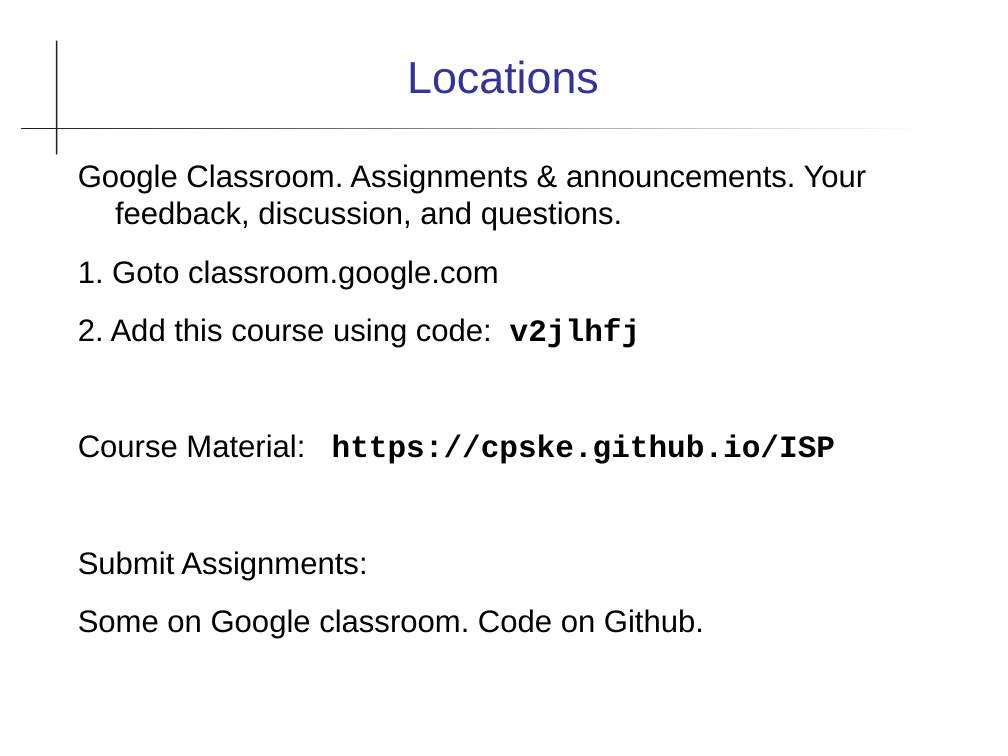
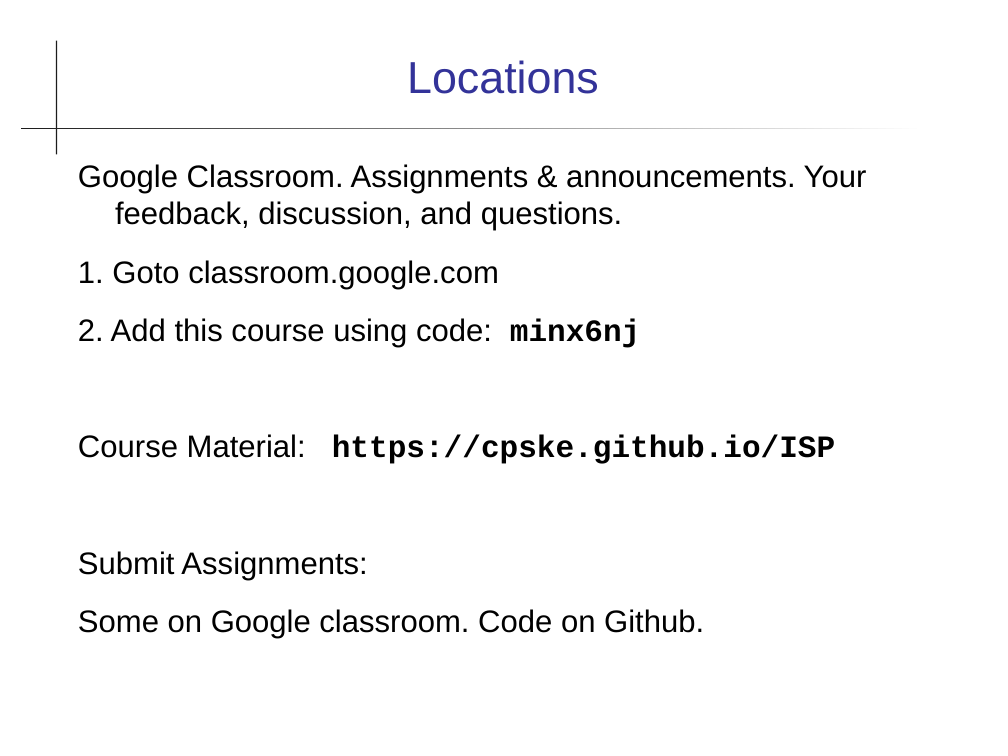
Before and after one commit to cpske/ISP, a slide deck: slide 8 of intro/Introduction-to-Course.ppt. Drawn at 1008x756 pixels with LibreOffice and Linux fonts; fonts in the diff are those of the drawing. Boxes give left, top, right and bottom in pixels: in the first picture for what was removed or moved away, otherwise in the second. Text is boxed around its words. In the diff, an @@ line names an element or a change of style, - is before the commit and + after.

```diff
--- a/intro/Introduction-to-Course.ppt
+++ b/intro/Introduction-to-Course.ppt
@@ text at (x1=78, y1=318, x2=640, y2=348): text changed @@
-2. Add this course using code: v2jlhfj
+2. Add this course using code: minx6nj
```
Also in this commit, not shown: 1 other slide changed, 2 other files.
